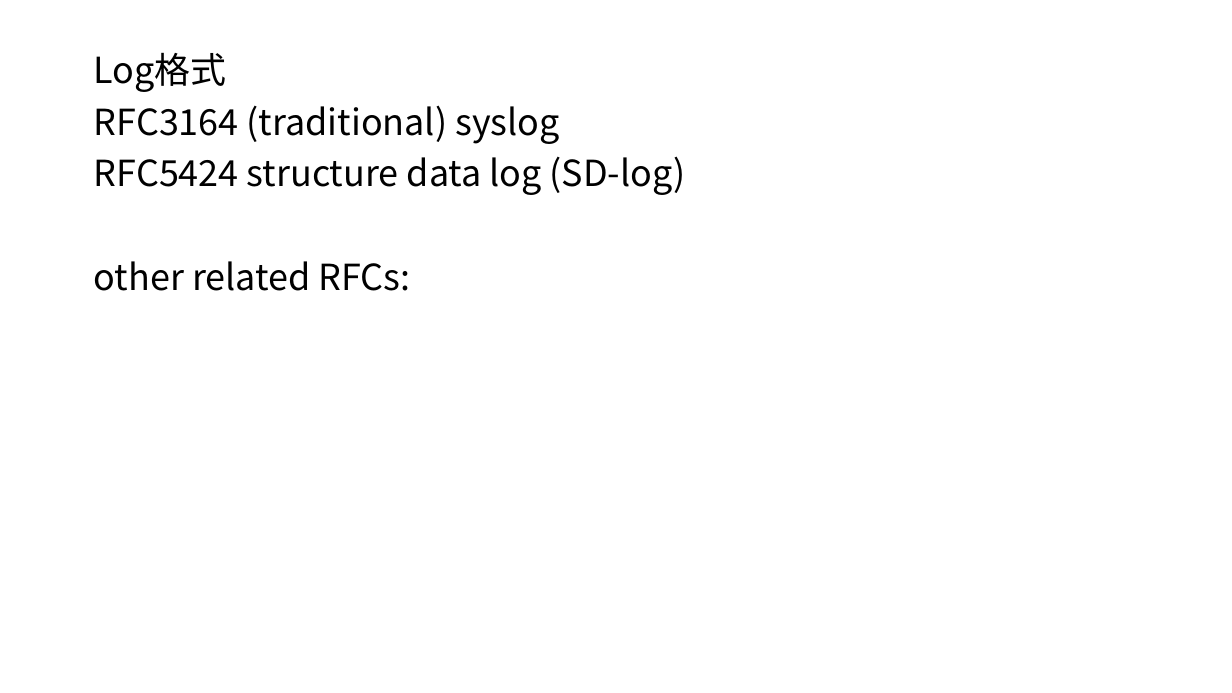
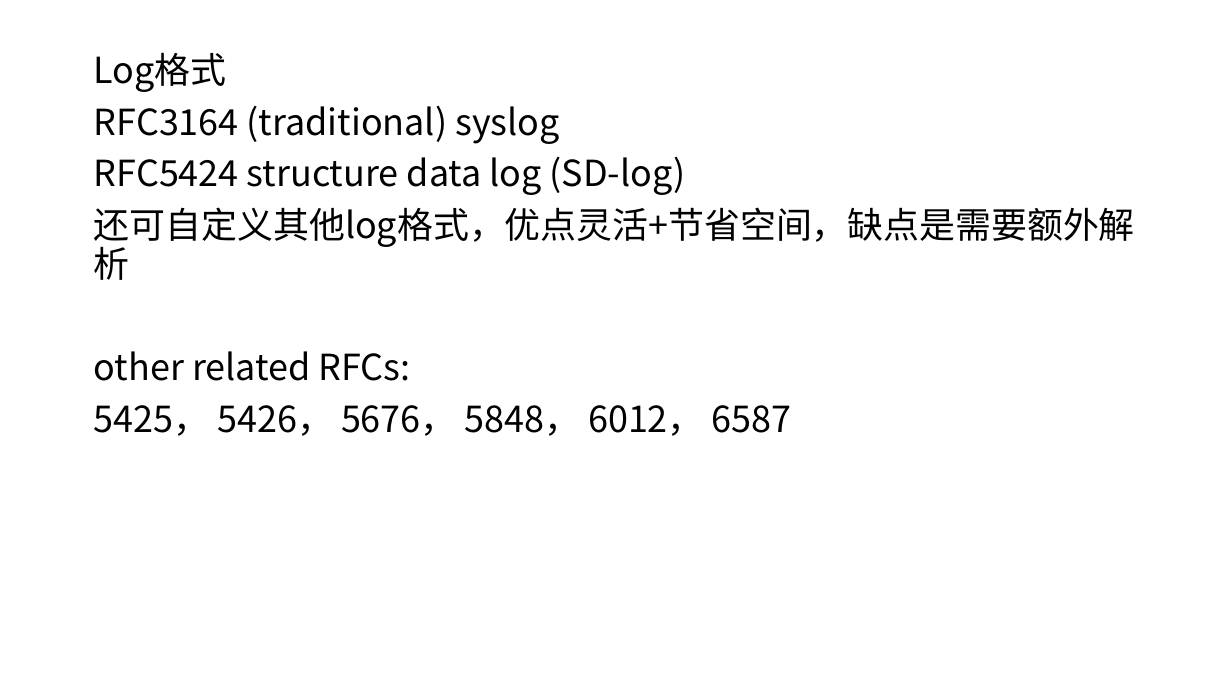
Before and after one commit to qicen/jw, a slide deck: slide 4 of log.pptx. Drawn at 1232x693 pixels with LibreOffice and Linux fonts; fonts in the diff are those of the drawing. Boxes give left, top, right and bottom in pixels: in the first picture for what was removed or moved away, otherwise in the second. Text is boxed around its words. In the diff, an @@ line names an element or a change of style, - is before the commit and + after.

```diff
--- a/log.pptx
+++ b/log.pptx
@@ text at [94,207,1135,280]: paragraph added @@
+还可自定义其他log格式，优点灵活+节省空间，缺点是需要额外解析
@@ text at [94,405,792,436]: paragraph added @@
+5425， 5426， 5676， 5848， 6012， 6587
```
Also in this commit, not shown: 8 other slides changed, 5 slides added, 1 slide removed.
